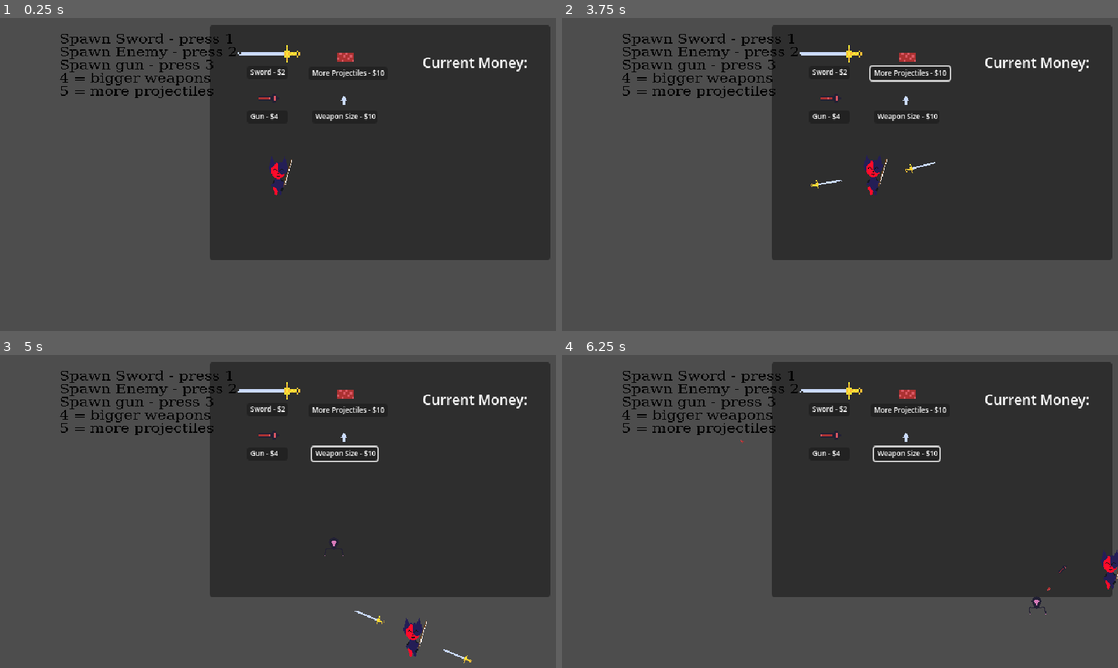
Above: before the commit, frames 1-4 (two rows, left to right).
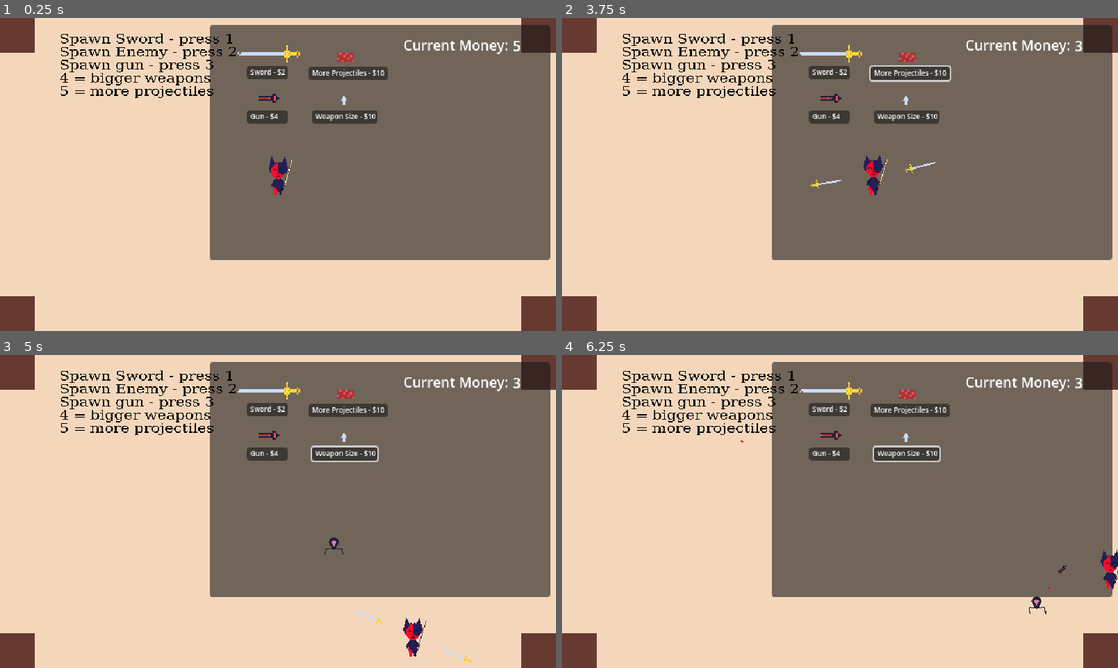
Above: after the commit, the same moments.

Repository: Cactys3/CombatGame
Game: Godot game, scene res://Scenes/BaseScene.tscn
Two runs of this game, one before a commit and one after it. Both use one fixed random seed, a clock stepped at 60 frames per second and the inputs below.
Inputs (mouse positions are in pixels of both pictures, inside the frame that each line leads up to):
- Up to frame 1 (0.25 s): no input
- Up to frame 2 (3.75 s): click "Sword - $2" at 0.5 s; click "Gun - $4" at 1.25 s; click "Weapon Size - $10" at 2 s; click "More Projectiles - $10" at 2.75 s; tap Enter at 3.5 s; move the mouse to (962, 158) at 3.52 s; hold D (right) from 3.53 s (still down); tap 1 (test_1) at 3.6 s
- Up to frame 3 (5 s): move the mouse to (166, 527) at 4.27 s; release D (right) at 4.28 s; hold Down (down) from 4.28 s (still down); tap 2 (test_2) at 4.35 s
- Up to frame 4 (6.25 s): move the mouse to (895, 442) at 5.02 s; release Down (down) at 5.03 s; hold D (right) 5.03-5.78 s; tap 3 (test_3) at 5.1 s; move the mouse to (812, 574) at 5.77 s; hold W (up) from 5.78 s (still down); tap 4 (test_4) at 5.85 s

The runs differ from the first frame. In frame 1, 98% of the frame differs, in the area x 0-100%, y 0-100%; in frame 2, 97%; in frame 3, 97%; in frame 4, 97%.

Commit message:
small changes

Diff:
--- a/Scenes/BaseScene.tscn
+++ b/Scenes/BaseScene.tscn
@@ -273,16 +273,23 @@
 offset_bottom = 18.0
 texture = ExtResource("5_06y7e")
 
-[node name="Label" type="Label" parent="Camera/Store"]
-layout_mode = 0
-offset_left = 245.0
-offset_top = 31.0
-offset_right = 285.0
-offset_bottom = 54.0
+[node name="Money Label" type="Label" parent="Camera/Store"]
+layout_mode = 0
+offset_left = 223.0
+offset_top = 11.0
+offset_right = 348.0
+offset_bottom = 34.0
 text = "Current Money: "
 
+[node name="Money" type="Label" parent="Camera/Store/Money Label"]
+layout_mode = 0
+offset_left = 126.0
+offset_top = 1.0
+offset_right = 166.0
+offset_bottom = 24.0
+text = "4"
+
 [node name="Backdrop" type="Sprite2D" parent="."]
-visible = false
 z_index = -5
 scale = Vector2(40, 40)
 texture = ExtResource("1_rub18")
--- a/Scripts/character.gd
+++ b/Scripts/character.gd
@@ -11,11 +11,13 @@
 var stun_time_left: float = 0
 var weapon_list: Array[Weapon]
 var weapon_count: float = 0
+@onready var money_label: Label = $"../Camera/Store/Money Label/Money"
+
 
 var current_money: float = 0:
 	set(value):
 		current_money = value
-
+		money_label.text = str(value)
 
 func _ready() -> void:
 	CurrentHealth = MaxHealth
--- a/Scripts/demo_manager.gd
+++ b/Scripts/demo_manager.gd
@@ -4,16 +4,27 @@
 @onready var enemy = preload("res://Scenes/first_enemy.tscn")
 @onready var sword = preload("res://Scenes/sword.tscn")
 @onready var gun = preload("res://Scenes/LazarGun.tscn")
+@onready var shop: Panel = $"../Camera/Store"
 
 var projectile_cost = 10
 var sword_cost = 2
 var gun_cost = 4
 var size_cost = 10
 
+var can_access_menus:bool = false
+
+var current_difficulty:float = 1
+
+enum scene_states{shop, combat, encounter}
+var scene_state: scene_states = scene_states.shop
+
 func _ready() -> void:
 	player.current_money = 5
 
 func _process(delta: float) -> void:
+
+	if Input.is_action_just_pressed("escape") && can_access_menus:
+		shop.visible = !shop.visible
 
 	if Input.is_action_just_pressed("test_2"):
 		var random_position = Vector2(randf_range(-5, 5), randf_range(-5, 5))
@@ -38,6 +49,25 @@
 		player.is()
 		pass#weapon_projectile_count += 1
 
+func change_state(state: scene_states) -> void:
+	match state:
+		scene_states.shop:
+			shop.visible = true
+		scene_states.combat:
+			shop.visible = false
+		scene_states.encounter:
+			shop.visible = false
+		_:
+			pass
+
+func start_round(difficulty: float) -> void:
+	#start spawner spawning enemies
+	#maybe enemies are of said difficulty OR number of enemies are of said difficulty
+	#(at a certian point into the round) random chance to spawn a boss of said difficulty (increases the longer there is no boss)
+	pass
+
+func toggle_shop(boolean: bool):
+	shop.visible = boolean
 
 func Projectile_Buttton() -> void:
 	if projectile_cost <= player.current_money:
@@ -46,13 +76,11 @@
 			if weapon is Ranged_Weapon:
 				weapon.weapon_projectile_count += 1
 
-
 func Size_Button() -> void:
 	if size_cost <= player.current_money:
 		player.current_money -= size_cost
 		for weapon in player.weapon_list:
 			weapon.weapon_size += 0.2
-
 
 func Gun_Button() -> void:
 	if gun_cost <= player.current_money:
@@ -61,7 +89,6 @@
 		new_weapon.position = Vector2(0, 0)
 		player.add_weapon(new_weapon)
 
-
 func Sword_Button() -> void:
 	if sword_cost <= player.current_money:
 		player.current_money -= sword_cost
--- a/project.godot
+++ b/project.godot
@@ -86,6 +86,11 @@
 "events": [Object(InputEventKey,"resource_local_to_scene":false,"resource_name":"","device":-1,"window_id":0,"alt_press …(191 unchanged characters)…
 ]
 }
+escape={
+"deadzone": 0.5,
+"events": [Object(InputEventKey,"resource_local_to_scene":false,"resource_name":"","device":-1,"window_id":0,"alt_pressed":false,"shift_pressed":false,"ctrl_pressed":false,"meta_pressed":false,"pressed":false,"keycode":0,"physical_keycode":4194305,"key_label":0,"unicode":0,"location":0,"echo":false,"script":null)
+]
+}
 
 [layer_names]
 
